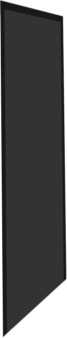
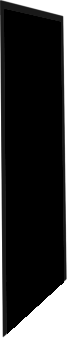
Before/after of a 67 x 338 layered artwork. What changed in the layer stack:
added layer "Pasted Layer copy" above "Pasted Layer" over [0, 0, 67, 338]
